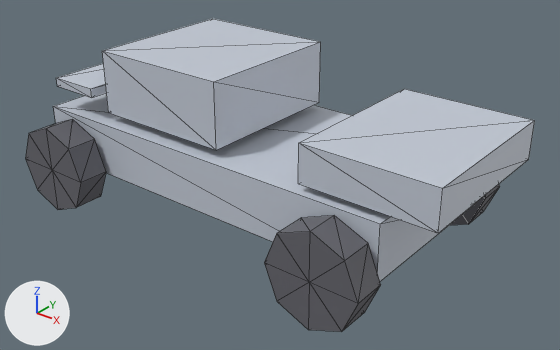
Two versions of the glTF model public/studio/v2.15.0/d_sportscar/model.glb, one commit apart.
Camera for both pictures: a 50 mm camera at (5.07, -5.87, 3.48) aimed at (0.4, -0.04, -0.14). Every picture has the same lights, and +X, +Y and +Z are marked at lower left. The first picture is the older version. Mesh edges are drawn as thin lines. Where no turn or scale is listed for an object, it has been applied to the vertices.

The first picture shows 'part0', 'part1', 'part2', 'part3', 'part4', 'part5', 'part7'.
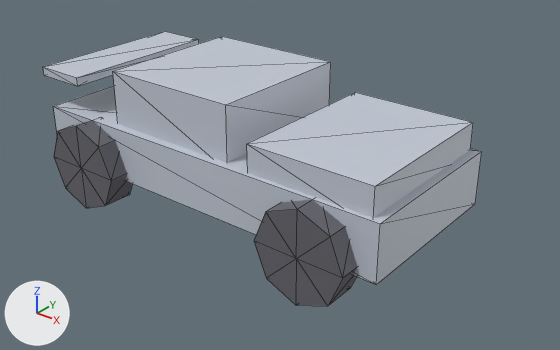
Changed parts and their boxes [x1, y1, x2, y2] in the pictures (560 x 350 px):
'part1', moved: before [298, 89, 535, 233]; after [247, 92, 473, 218]
'part2', moved: before [102, 19, 321, 150]; after [113, 36, 331, 163]
'part5', moved: before [264, 215, 381, 332]; after [254, 200, 357, 306]
'part7', moved: before [25, 119, 106, 210]; after [54, 120, 132, 208]
'part3', moved: before [56, 64, 106, 98]; after [43, 31, 199, 86]
'part4', moved (not visible afterwards): before [450, 184, 500, 225]

The change in detail:
me_geometry_1 is used by ob_part1; location (0.0, 0.0, 0.0).
me_geometry_1 had 8 vertices, 12 faces and spanned x 1.3..2.7, y -0.9..0.9, z 0.37..0.77.
me_geometry_1 now has 8 vertices, 12 faces and spans x 0.7..2.1, y -0.9..0.9, z 0.2..0.6.
me_geometry_1 part 1: the whole mesh is moved by (-0.6, 0.0, -0.17).
me_geometry_2 is used by ob_part2; location (0.0, 0.0, 0.0).
me_geometry_2 had 8 vertices, 12 faces and spanned x -1.34..0.26, y -0.85..0.85, z 0.39..1.09.
me_geometry_2 now has 8 vertices, 12 faces and spans x -1.2..0.4, y -0.85..0.85, z 0.2..0.9.
me_geometry_2 part 2: the whole mesh is moved by (0.14, 0.0, -0.19).
me_geometry_3 is used by ob_part3; location (0.0, 0.0, 0.0).
me_geometry_3 had 8 vertices, 12 faces and spanned x -2.07..-1.47, y -0.95..0.95, z 0.57..0.67.
me_geometry_3 now has 8 vertices, 12 faces and spans x -2.3..-1.7, y -0.95..0.95, z 0.65..0.75.
me_geometry_3 part 3: the whole mesh is moved by (-0.23, 0.0, 0.08).
me_geometry_4 is used by ob_part4; location (0.0, 0.0, 0.0).
me_geometry_4 had 18 vertices, 32 faces and spanned x 1.279..2.279, y 1.011..1.361, z -0.737..0.263.
me_geometry_4 now has 18 vertices, 32 faces and spans x 1.0..2.0, y 0.825..1.175, z -0.7..0.3.
me_geometry_4 part 4: the whole mesh is moved by (-0.279, -0.186, 0.037).
me_geometry_5 is used by ob_part5; location (0.0, 0.0, 0.0).
me_geometry_5 had 18 vertices, 32 faces and spanned x 1.279..2.279, y -1.361..-1.011, z -0.737..0.263.
me_geometry_5 now has 18 vertices, 32 faces and spans x 1.0..2.0, y -1.175..-0.825, z -0.7..0.3.
me_geometry_5 part 5: the whole mesh is moved by (-0.279, 0.186, 0.037).
me_geometry_7 is used by ob_part7; location (0.0, 0.0, 0.0).
me_geometry_7 had 18 vertices, 32 faces and spanned x -2.279..-1.279, y -1.361..-1.011, z -0.737..0.263.
me_geometry_7 now has 18 vertices, 32 faces and spans x -2.0..-1.0, y -1.175..-0.825, z -0.7..0.3.
me_geometry_7 part 6: the whole mesh is moved by (0.279, 0.186, 0.037).
